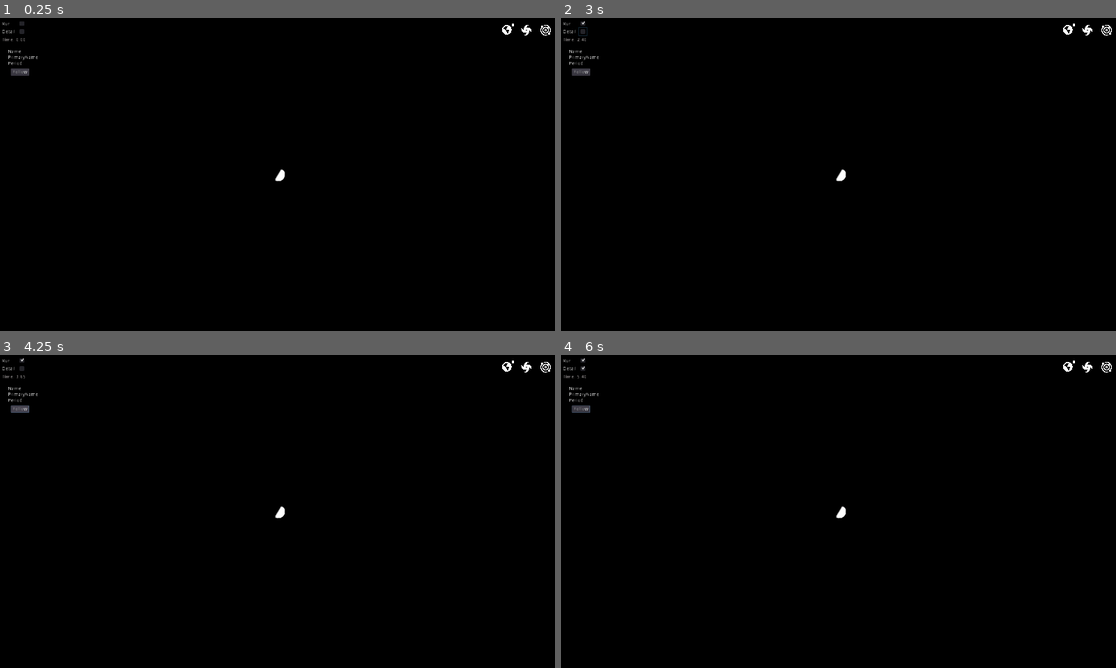
Above: before the commit, frames 1-4 (two rows, left to right).
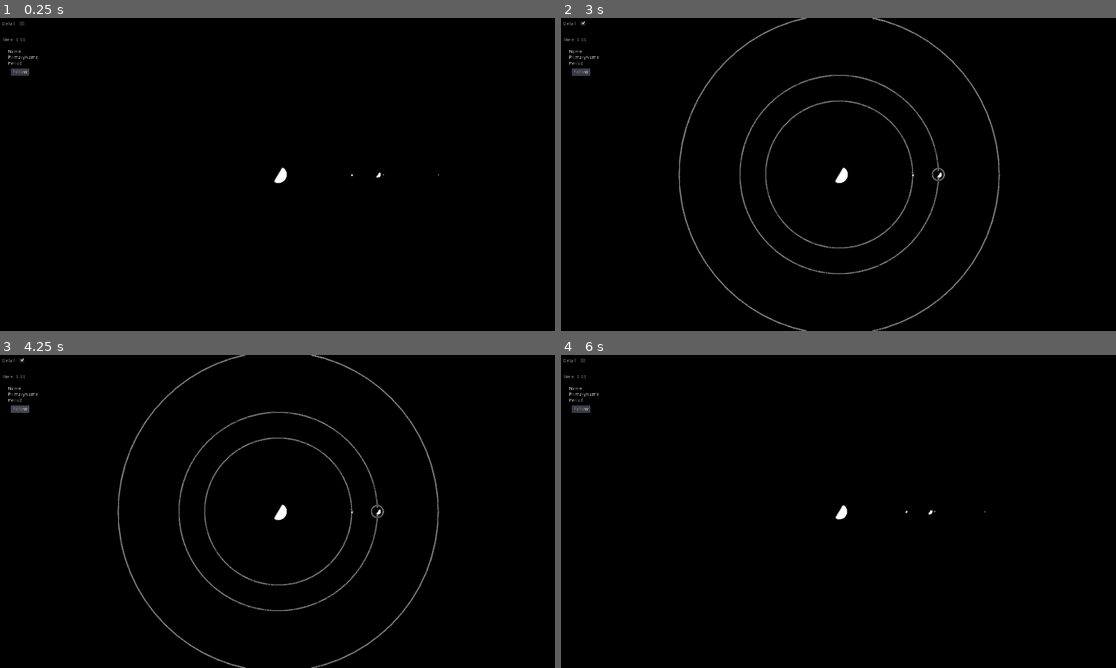
Above: after the commit, the same moments.

Repository: paulmis/spacegame
Game: Godot game, scene res://World.tscn
Same seed, same stepped clock (60 frames per second), same inputs: the game is played once before the commit and once after it.
Inputs (mouse positions are in pixels of both pictures, inside the frame that each line leads up to; where the layout moved, square brackets give the same spot in the first picture):
- Up to frame 1 (0.25 s): no input
- Up to frame 2 (3 s): click (583, 24) at 0.52 s; click (583, 24) [583, 30] at 1.25 s; click "Follow" at 2 s; click (583, 24) [583, 30] at 2.75 s
- Up to frame 3 (4.25 s): click "Follow" at 3.5 s
- Up to frame 4 (6 s): click (583, 361) [583, 367] at 4.25 s; click "Follow" at 5 s; tap Enter at 5.75 s; move the mouse to (960, 495) at 5.77 s; tap Mouse wheel down (scroll_down, bound only after the commit) at 5.85 s; click (960, 495) at 5.92 s

The runs differ from the first frame. In frame 1, 0.2% of the frame differs, in the area x 0-100%, y 1-53%; in frame 2, 2.2%, in the area x 0-100%, y 0-100%; in frame 3, 2.1%; in frame 4, 0.2%.
Error before the commit: Invalid get index 'translation' (on base: 'Nil'). (res://BodyUI.gd:19)
Error after the commit: Invalid get index 'translation' (on base: 'Nil'). (res://BodyUI.gd:20)

Commit message:
add zooming

Diff:
--- a/Body.gd
+++ b/Body.gd
@@ -62,14 +62,15 @@
 
 
 func _on_RigidBody_mouse_entered():
+	print(ui)
+	print(self)
 	ui.show_body(self)
 
 func _on_RigidBody_mouse_exited():
 	ui.hide_body()
 
-func _on_RigidBody_input_event(camera, event, position, normal, shape_idx):
+func _on_RigidBody_input_event(_camera, event, _position, _normal, _shape_idx):
 	if event is InputEventMouseButton and event.pressed:
 		match event.button_index:
 			BUTTON_LEFT:
-				print("xd")
 				ui.lock = !ui.lock
--- a/BodyUI.gd
+++ b/BodyUI.gd
@@ -4,6 +4,7 @@
 var current
 
 func show_body(body: Body_):
+	print("new current: ", body)
 	current = body
 	$Name.text = "Name: " + body.name
 	$PrimaryName.text = "Primary: " + body.primary.name if body.primary else ""
@@ -22,8 +23,9 @@
 		target.translation.z
 	)
 
+	print("From ", PlayerCamera.camera.translation, " to ", target_translation)
 	var tween = get_tree().create_tween()
 	tween.tween_property(PlayerCamera, "freeze", true, .0)
-	tween.tween_property(PlayerCamera, "translation", target_translation, 0.2).set_trans(Tween.TRANS_CIRC)
+	tween.tween_property(PlayerCamera.camera, "translation", target_translation, 0.2).set_trans(Tween.TRANS_CIRC)
 	tween.tween_property(PlayerCamera, "target", target, .0)
 	tween.tween_property(PlayerCamera, "freeze", false, .0)
--- a/PlayerCamera.gd
+++ b/PlayerCamera.gd
@@ -1,10 +1,14 @@
-extends Camera
+extends Node
 
 var target
-var freeze: bool = false
+var freeze: bool = true
+onready var camera: Camera = get_node("/root/World/PlayerCamera")
 
-func _process(delta):
+func _process(_delta):
 	if target and !freeze:
-		translation = target.translation
-		rotation_degrees = Vector3(-90, -90, 0)
-		transform.origin.y = target.radius * 30
+		camera.translation = Vector3(
+			target.translation.x,
+			camera.translation.y,
+			target.translation.z
+		)
+		camera.rotation_degrees = Vector3(-90, -90, 0)
--- a/Spatial.tscn
+++ /dev/null
@@ -1,8 +0,0 @@
-[gd_scene format=2]
-
-[node name="Spatial" type="Spatial"]
-
-[node name="Sprite3D" type="Sprite3D" parent="."]
-
-[node name="CSGSphere" type="CSGSphere" parent="."]
-visible = false
--- a/Time.gd
+++ b/Time.gd
@@ -2,14 +2,10 @@
 
 var time: float
 var paused: bool = true
-onready var checkbox = get_node("/root/World/PauseCheckBox")
 onready var timelabel = get_node("/root/World/TimeLabel")
 
 # Called when the node enters the scene tree for the first time.
 func _process(delta):
-	if !isPaused():
+	if !paused:
 		time += delta
 	timelabel.text = "Time: " + str(time).pad_decimals(2)
-
-func isPaused():
-	return !checkbox.is_pressed()
--- a/World.gd
+++ b/World.gd
@@ -18,6 +18,7 @@
 		bodies.append(body)
 
 	bodies[0].add_satelite(bodies[1])
+	bodies[0].add_satelite(bodies[2])
 	bodies[2].add_satelite(bodies[3])
 	bodies[0].add_satelite(bodies[4])
 
@@ -25,3 +26,19 @@
 		add_child(body)
 
 	PlayerCamera.target = bodies[0]
+
+func _process(_delta):
+	if Input.is_action_just_pressed("toggle_pause"):
+		GlobalTime.paused = !GlobalTime.paused
+	if Input.is_action_just_released("scroll_down"):
+		PlayerCamera.camera.translation = Vector3(
+			PlayerCamera.camera.translation.x,
+			PlayerCamera.camera.translation.y * 1.1,
+			PlayerCamera.camera.translation.z
+		)
+	if Input.is_action_just_released("scroll_up"):
+		PlayerCamera.camera.translation = Vector3(
+			PlayerCamera.camera.translation.x,
+			PlayerCamera.camera.translation.y * 0.9,
+			PlayerCamera.camera.translation.z
+		)
--- a/World.tscn
+++ b/World.tscn
@@ -1,12 +1,8 @@
-[gd_scene load_steps=8 format=2]
+[gd_scene load_steps=4 format=2]
 
 [ext_resource path="res://default_env.tres" type="Environment" id=1]
 [ext_resource path="res://World.gd" type="Script" id=2]
-[ext_resource path="res://assets/images/ui/galaxy.svg" type="Texture" id=3]
-[ext_resource path="res://assets/images/ui/planet.svg" type="Texture" id=4]
-[ext_resource path="res://assets/images/ui/system.svg" type="Texture" id=5]
 [ext_resource path="res://BodyUI.tscn" type="PackedScene" id=6]
-[ext_resource path="res://PlayerCamera.gd" type="Script" id=7]
 
 [node name="World" type="Spatial"]
 script = ExtResource( 2 )
@@ -20,11 +16,13 @@
 light_indirect_energy = 1.881
 light_specular = 3.223
 
-[node name="PauseCheckBox" type="CheckBox" parent="."]
+[node name="DetailCheckBox" type="CheckBox" parent="."]
 margin_left = 51.0
 margin_top = 4.0
 margin_right = 75.0
 margin_bottom = 28.0
+focus_mode = 0
+enabled_focus_mode = 0
 
 [node name="TimeLabel" type="RichTextLabel" parent="."]
 modulate = Color( 0.94902, 0.917647, 0.917647, 1 )
@@ -34,58 +32,17 @@
 margin_bottom = 96.0
 text = "Time: 0"
 
-[node name="Camera" type="Camera" parent="."]
-transform = Transform( 1.31134e-07, 1, -4.37114e-08, 3.82137e-15, 4.37114e-08, 1, 1, -1.31134e-07, 1.91069e-15, 0, 70, 0 )
+[node name="PlayerCamera" type="Camera" parent="."]
+transform = Transform( 1.31134e-07, 1, -4.37114e-08, 3.82137e-15, 4.37114e-08, 1, 1, -1.31134e-07, 1.91068e-15, 0, 95.5869, 0 )
+current = true
 far = 8192.0
-script = ExtResource( 7 )
 
-[node name="DetailCheckBox" type="CheckBox" parent="."]
-margin_left = 51.0
-margin_top = 27.0
-margin_right = 75.0
-margin_bottom = 51.0
-
-[node name="Label" type="Label" parent="."]
-margin_left = 6.0
-margin_top = 33.0
-margin_right = 46.0
-margin_bottom = 47.0
-text = "Detail"
-
-[node name="Label2" type="Label" parent="."]
+[node name="Detail" type="Label" parent="."]
 margin_left = 6.0
 margin_top = 10.0
 margin_right = 46.0
 margin_bottom = 24.0
-text = "Run"
-
-[node name="Container" type="Container" parent="."]
-margin_left = 1444.0
-margin_top = 16.0
-margin_right = 1595.0
-margin_bottom = 105.0
-
-[node name="System" type="TextureRect" parent="Container"]
-margin_left = 110.0
-margin_top = 3.0
-margin_right = 140.0
-margin_bottom = 35.0
-texture = ExtResource( 5 )
-expand = true
-
-[node name="Galaxy" type="TextureRect" parent="Container"]
-margin_left = 55.0
-margin_top = 3.0
-margin_right = 85.0
-margin_bottom = 35.0
-texture = ExtResource( 3 )
-expand = true
-
-[node name="Planet" type="TextureRect" parent="Container"]
-margin_right = 35.0
-margin_bottom = 32.0
-texture = ExtResource( 4 )
-expand = true
+text = "Detail"
 
 [node name="BodyUI" parent="." instance=ExtResource( 6 )]
 margin_left = 17.0
@@ -93,4 +50,4 @@
 margin_right = -1448.0
 margin_bottom = -728.0
 
-[connection signal="gui_input" from="Container/Galaxy" to="." method="_on_Galaxy_gui_input"]
+[node name="Sprite3D" type="Sprite3D" parent="."]
--- a/project.godot
+++ b/project.godot
@@ -39,6 +39,24 @@
 
 common/drop_mouse_on_gui_input_disabled=true
 
+[input]
+
+scroll_up={
+"deadzone": 0.5,
+"events": [ Object(InputEventMouseButton,"resource_local_to_scene":false,"resource_name":"","device":0,"alt":false,"shift":false,"control":false,"meta":false,"command":false,"button_mask":0,"position":Vector2( 0, 0 ),"global_position":Vector2( 0, 0 ),"factor":1.0,"button_index":4,"pressed":false,"doubleclick":false,"script":null)
+ ]
+}
+scroll_down={
+"deadzone": 0.5,
+"events": [ Object(InputEventMouseButton,"resource_local_to_scene":false,"resource_name":"","device":0,"alt":false,"shift":false,"control":false,"meta":false,"command":false,"button_mask":0,"position":Vector2( 0, 0 ),"global_position":Vector2( 0, 0 ),"factor":1.0,"button_index":5,"pressed":false,"doubleclick":false,"script":null)
+ ]
+}
+toggle_pause={
+"deadzone": 0.5,
+"events": [ Object(InputEventKey,"resource_local_to_scene":false,"resource_name":"","device":0,"alt":false,"shift":false,"control":false,"meta":false,"command":false,"pressed":false,"scancode":0,"physical_scancode":32,"unicode":0,"echo":false,"script":null)
+ ]
+}
+
 [physics]
 
 common/enable_pause_aware_picking=true
@@ -48,7 +66,7 @@
 quality/filters/sharpen_intensity=0.013
 quality/filters/anisotropic_filter_level=16
 quality/subsurface_scattering/quality=2
-quality/filters/msaa=4
+quality/filters/msaa=3
 quality/filters/use_fxaa=true
 quality/filters/use_debanding=true
 environment/default_environment="res://default_env.tres"
